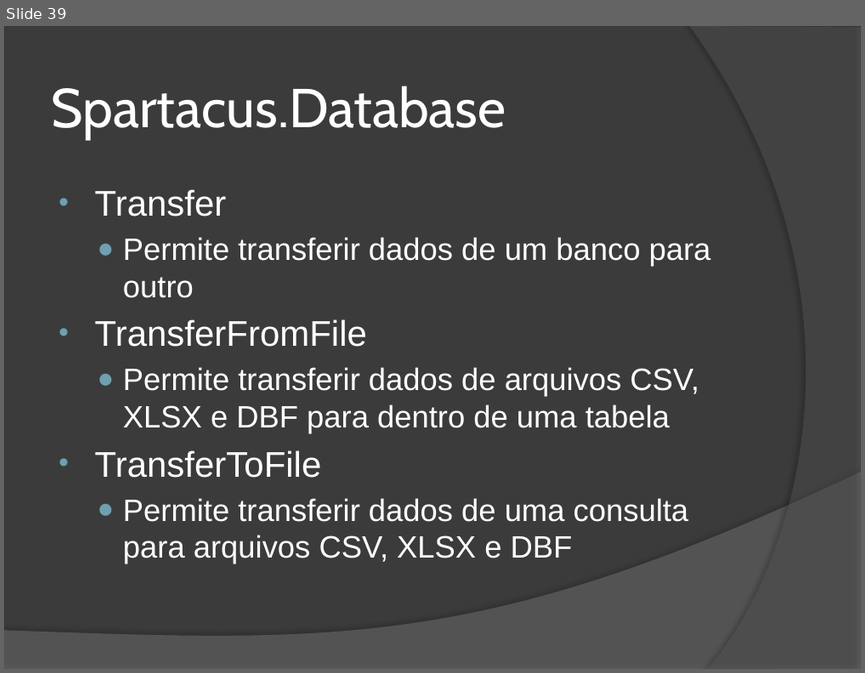
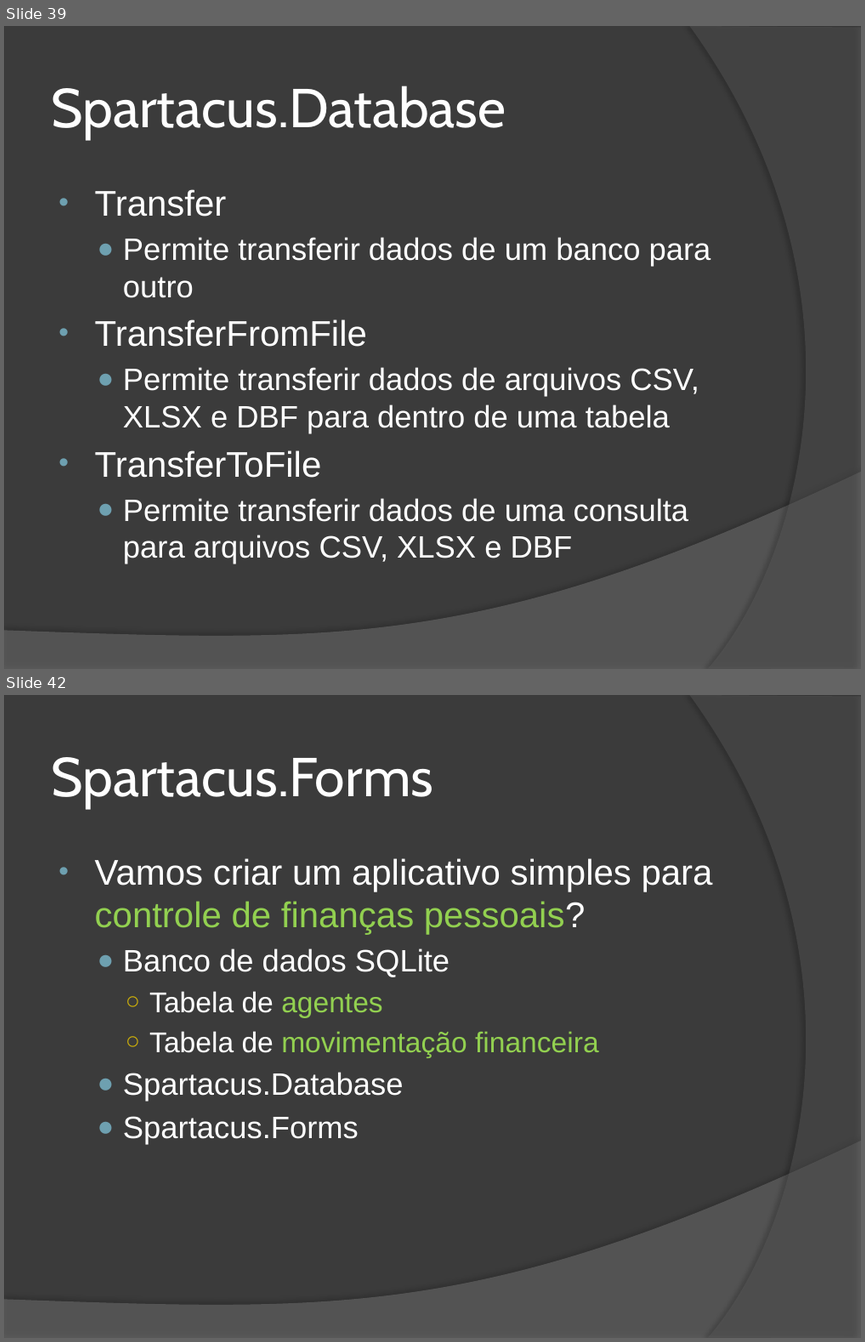
Before and after one commit to wind39/wind39.github.io, a slide deck: curso/modulo3capitulo4.pptx. Shown one above the other, each under a label of ours: slide 39 before the commit, slides 39 and 42 after it; the slides between them are not shown. The pictures are 865x673 and 865x1342 pixels, drawn with LibreOffice and Linux fonts; fonts in the diff are those of the drawing. Boxes give left, top, right and bottom in pixels: in the first picture for what was removed or moved away, otherwise in the second. Text is boxed around its words. In the diff, an @@ line names an element or a change of style, - is before the commit and + after.

```diff
--- a/curso/modulo3capitulo4.pptx
+++ b/curso/modulo3capitulo4.pptx
@@ slide 42 added at <box>4,695,861,1338</box>, background #3B3B3B; not listed: 2 template elements that a slide beside it also shows @@
@@ title added at <box>51,757,433,808</box>, 46 pt, text #FFFFFF @@
+Spartacus.Forms
@@ text added at <box>95,858,713,1145</box>, 30 pt, text #FFFFFF @@
+• Vamos criar um aplicativo simples para controle de finanças pessoais?
+  ● Banco de dados SQLite
+    ○ Tabela de agentes
+    ○ Tabela de movimentação financeira
+  ● Spartacus.Database
+  ● Spartacus.Forms
```
Also in this commit, not shown: 2 slides changed, 2 other slides added, 4 other files.
